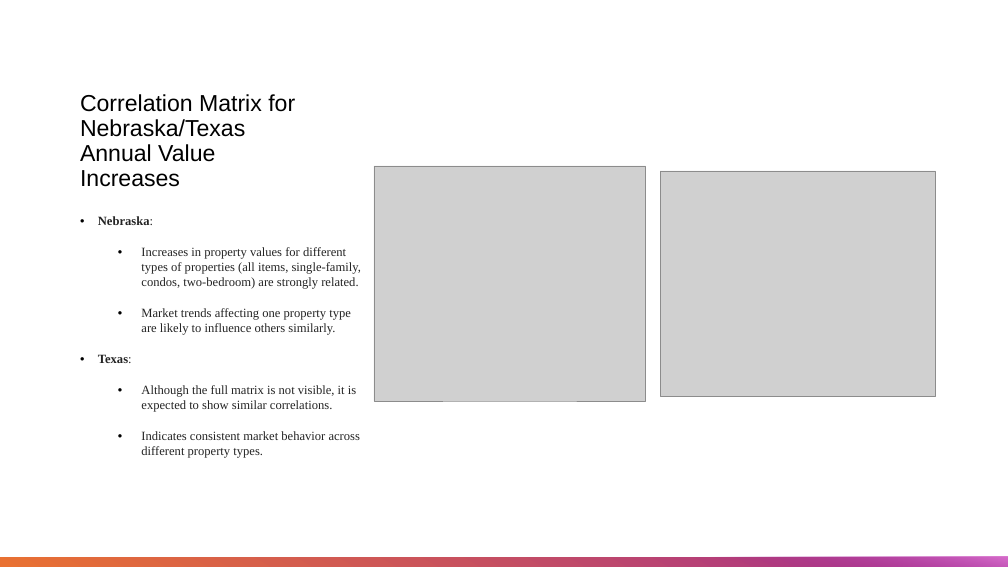
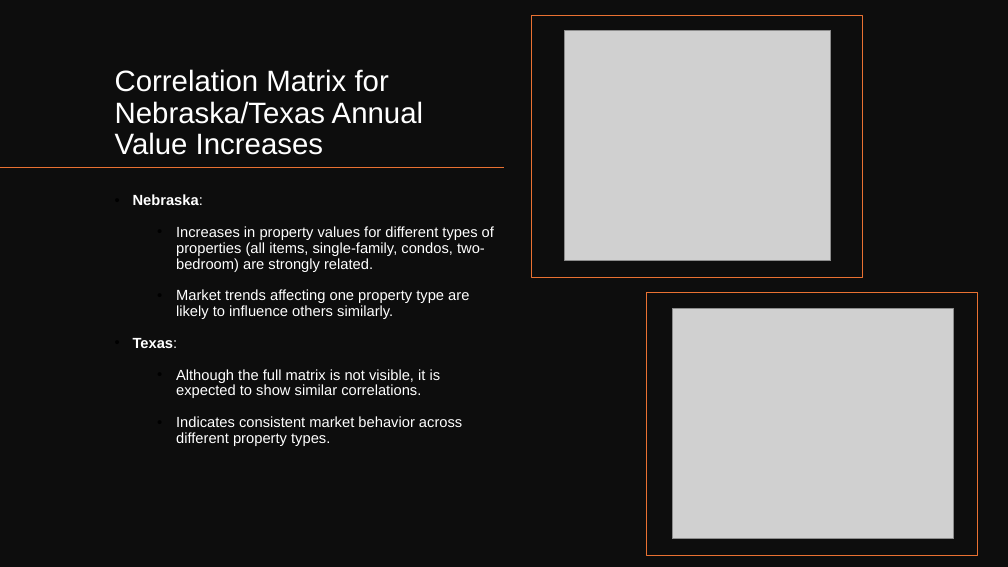
Before and after one commit to KavyaGurram2000/DS_2025_TeamE, a slide deck: slide 10 of Presentation_slides/Predicting Housing Market Trends_final.pptx. Drawn at 1008x567 pixels with LibreOffice and Linux fonts; fonts in the diff are those of the drawing; grey boxes stand for pictures. Boxes give left, top, right and bottom in pixels: in the first picture for what was removed or moved away, otherwise in the second. Text is boxed around its words. In the diff, an @@ line names an element or a change of style, - is before the commit and + after.

```diff
--- a/Presentation_slides/Predicting Housing Market Trends_final.pptx
+++ b/Presentation_slides/Predicting Housing Market Trends_final.pptx
@@ rectangle added at bbox=[0, 0, 1008, 567], fill #0D0D0D @@
@@ rectangle added at bbox=[532, 15, 862, 278], outline #E97132 1 pt @@
@@ title "Correlation Matrix for Nebraska/Texas Annual ...": place and size @@
-title "Correlation Matrix for Nebraska/Texas Annual ..." at bbox=[80, 94, 295, 187]
+title "Correlation Matrix for Nebraska/Texas Annual ..." at bbox=[115, 69, 423, 155]
@@ title "Correlation Matrix for Nebraska/Texas Annual ..." at bbox=[115, 69, 423, 155]: size 22 to 28 pt, text colour #000000 to #FFFFFF @@
@@ picture: place and size @@
-picture at bbox=[374, 166, 647, 401]
+picture at bbox=[565, 30, 831, 261]
@@ line added from (504, 168) to (0, 168), #E97132 1 pt @@
@@ text "Nebraska:": place and size @@
-text "Nebraska:" at bbox=[98, 216, 361, 458]
+text "Nebraska:" at bbox=[133, 194, 494, 446]
@@ text "Nebraska:" at bbox=[133, 194, 494, 446]: size 12 to 14 pt, font Times New Roman to Arial, text colour #242424 to #FFFFFF; indent changed; line spacing 1 to 0.9 @@
@@ rectangle added at bbox=[647, 293, 978, 555], outline #E97132 1 pt @@
@@ picture: place and size @@
-picture at bbox=[660, 171, 935, 396]
+picture at bbox=[672, 309, 954, 539]
@@ rectangle removed at bbox=[0, 557, 1008, 567] @@
@@ rectangle removed at bbox=[696, 557, 1008, 567] @@
```
Also in this commit, not shown: 31 other slides changed, 1 slide removed, 3 other files.
